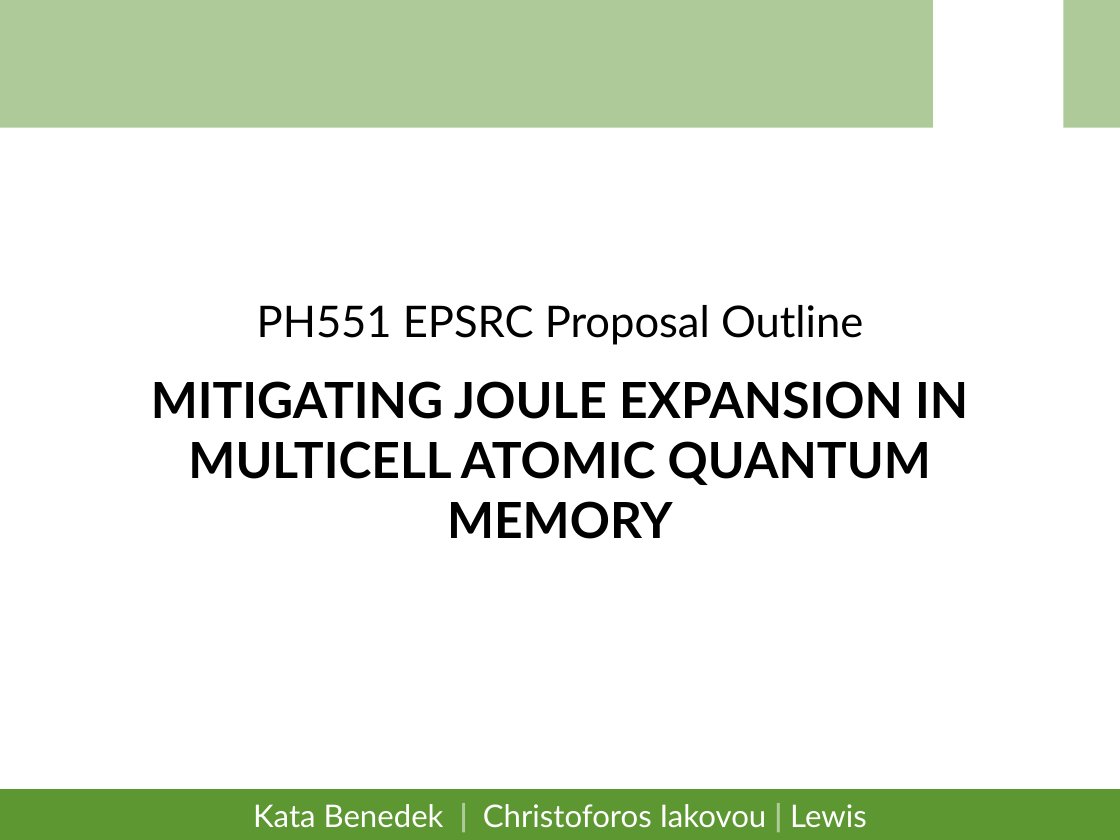
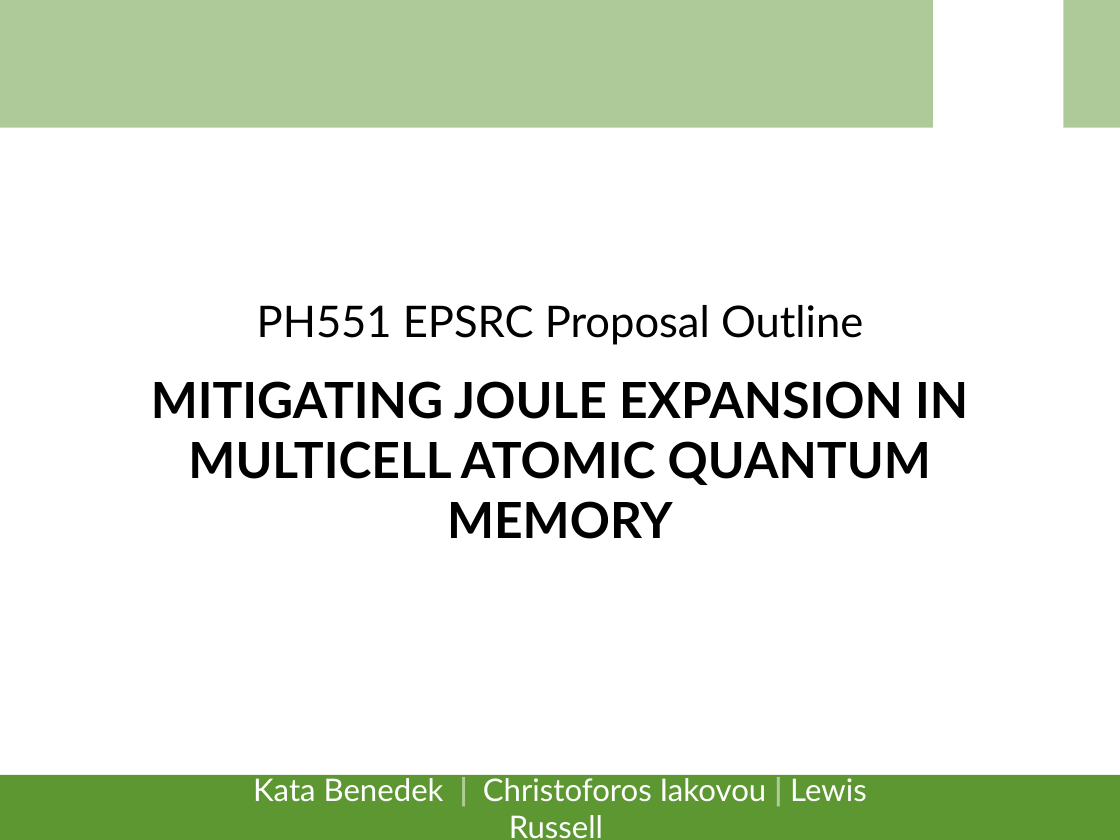
Before and after one commit to lrussell676/PH551_Group_Files, a slide deck: slide 1 of Main_Talk.pptx. Drawn at 1120x840 pixels with LibreOffice and Linux fonts; fonts in the diff are those of the drawing; background and template pictures are left out. Boxes give left, top, right and bottom in pixels: in the first picture for what was removed or moved away, otherwise in the second. Text is boxed around its words. In the diff, an @@ line names an element or a change of style, - is before the commit and + after.

```diff
--- a/Main_Talk.pptx
+++ b/Main_Talk.pptx
@@ rectangle: place and size @@
-rectangle at box(0, 790, 1120, 840)
+rectangle at box(0, 775, 1120, 840)
@@ subtitle "Kata Benedek | Christoforos Iakovou ...": place and size @@
-subtitle "Kata Benedek | Christoforos Iakovou ..." at box(253, 804, 867, 828)
+subtitle "Kata Benedek | Christoforos Iakovou ..." at box(253, 773, 867, 839)
@@ subtitle "Kata Benedek | Christoforos Iakovou ..." at box(253, 773, 867, 839): vertical alignment top to middle @@
```
Also in this commit, not shown: 2 other slides changed, 11 slides added, 1 slide removed.
